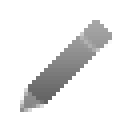
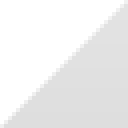
Comparing the layer stacks of the two 128 x 128 images. Changes:
hid "btn_feedback" over [20, 20, 112, 112]
renamed "btn_settings" to "btn_setting", showed it over [0, 0, 128, 128]
